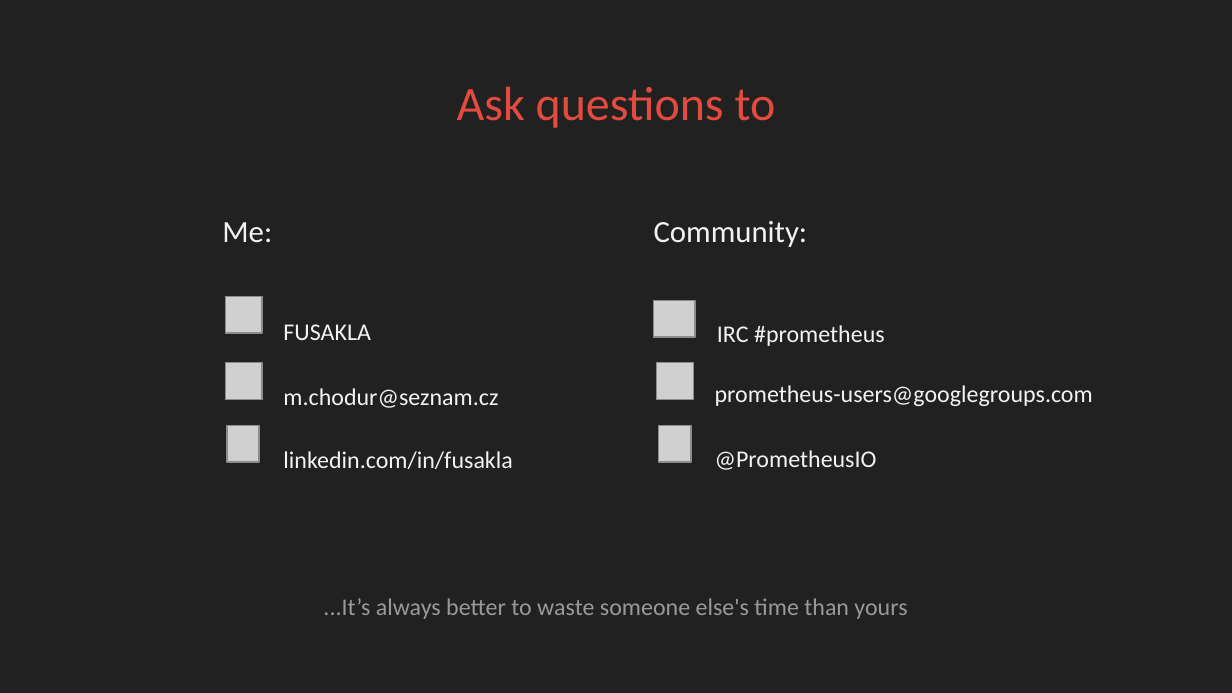
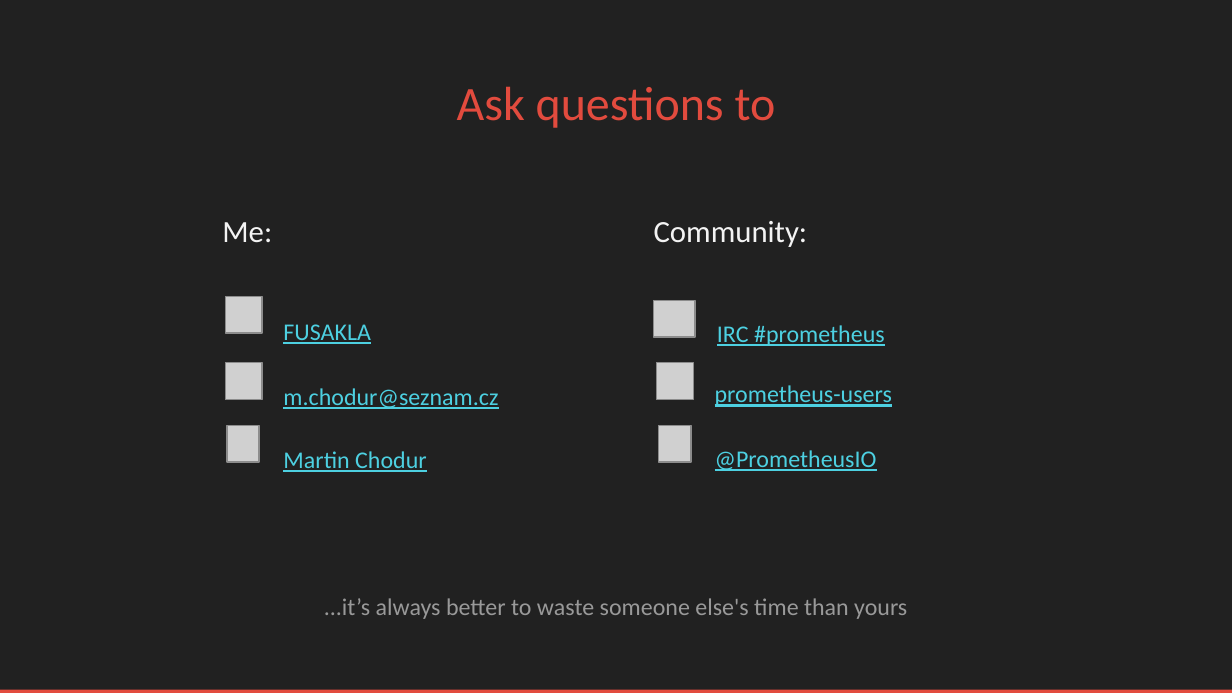
Before and after one commit to FUSAKLA/prometheus-demo, a slide deck: slide 24 of Prometheus-light-shadow-livers.pptx (slide 19 before the commit). Drawn at 1232x693 pixels with LibreOffice and Linux fonts; fonts in the diff are those of the drawing; grey boxes stand for pictures; background and template pictures are left out. Boxes give left, top, right and bottom in pixels: in the first picture for what was removed or moved away, otherwise in the second. Text is boxed around its words. In the diff, an @@ line names an element or a change of style, - is before the commit and + after.

```diff
--- a/Prometheus-light-shadow-livers.pptx
+++ b/Prometheus-light-shadow-livers.pptx
@@ text at (715,385,892,407): text changed; text colour #F3F3F3 to #4DD0E1 @@
-prometheus-users@googlegroups.com
+prometheus-users
@@ text colour #F3F3F3 to #4DD0E1, underline on in 4 elements at (283,324,371,344), (283,388,498,409), (717,325,885,346), (715,450,877,471) @@
@@ text at (283,451,427,472): text changed; text colour #F3F3F3 to #4DD0E1 @@
-linkedin.com/in/fusakla
+Martin Chodur
@@ rectangle added at (0,690,1232,693), fill #E24B3E @@
```
Also in this commit, not shown: 15 other slides changed, 7 slides added, 2 slides removed, 1 other file.
